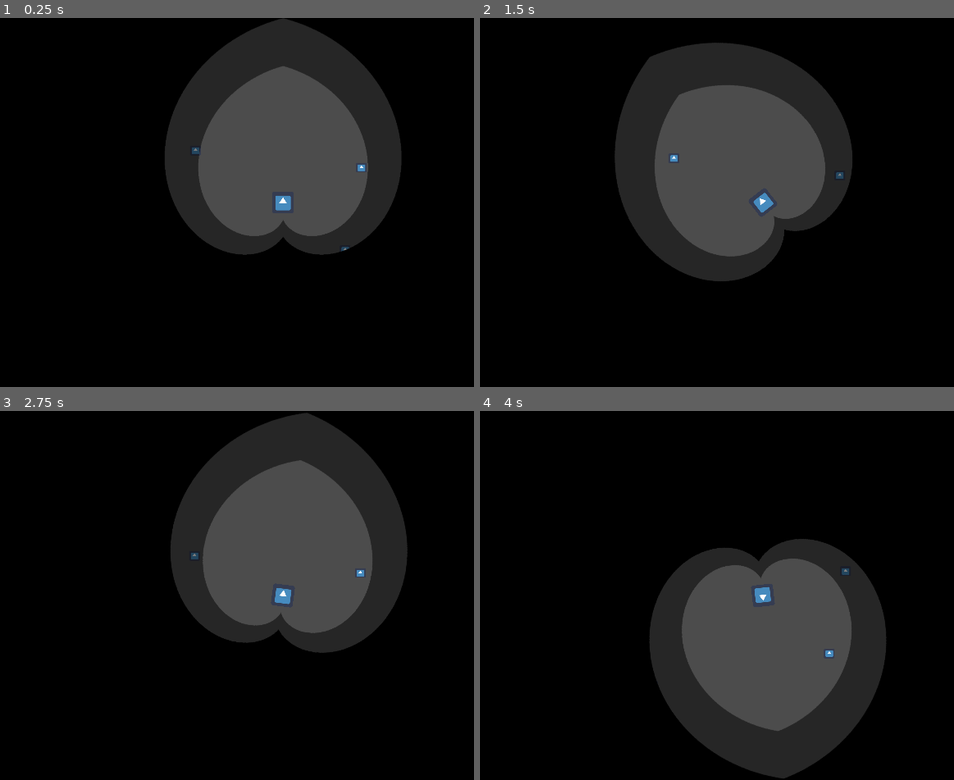
Above: before the commit, frames 1-4 (two rows, left to right).
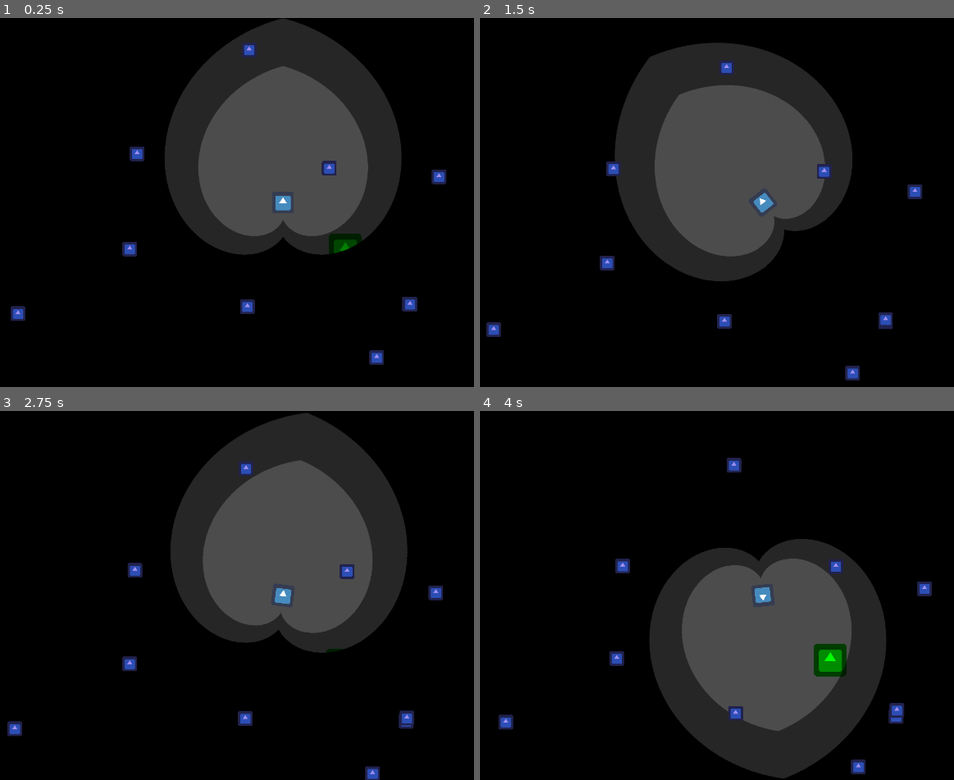
Above: after the commit, the same moments.

Repository: ebrahimebrahim/hungry_and_slow
Game: Godot game, scene res://Main.tscn
The game is run twice, just before and just after one commit, with the same random seed, the same clock (stepped at 60 frames per second) and the same inputs. The engine's default icon, where the game draws it, is replaced by a stand-in: a white triangle on a blue panel in a dark square.
Inputs (mouse positions are in pixels of both pictures, inside the frame that each line leads up to):
- Up to frame 1 (0.25 s): no input
- Up to frame 2 (1.5 s): move the mouse to (906, 184) at 0.52 s; click (906, 184) at 0.67 s; move the mouse to (631, 220) at 1.27 s; click (631, 220) at 1.42 s
- Up to frame 3 (2.75 s): move the mouse to (350, 514) at 2.02 s; click (350, 514) at 2.17 s
- Up to frame 4 (4 s): move the mouse to (731, 669) at 2.77 s; click (731, 669) at 2.92 s; move the mouse to (outside the picture) at 3.52 s; click (outside the picture) at 3.67 s

The runs differ from the first frame. In frame 1, 1.5% of the frame differs, in the area x 2-95%, y 6-94%; in frame 2, 1.2%; in frame 3, 1.2%; in frame 4, 1.8%, in the area x 3-96%, y 12-99%.

Commit message:
add some crappy prey that run away

Diff:
--- a/hungry_and_slow/Main.tscn
+++ b/hungry_and_slow/Main.tscn
@@ -1,37 +1,93 @@
-[gd_scene load_steps=4 format=2]
+[gd_scene load_steps=5 format=2]
 
 [ext_resource path="res://icon.png" type="Texture" id=1]
 [ext_resource path="res://Player.gd" type="Script" id=2]
 [ext_resource path="res://TightCamera.gd" type="Script" id=3]
+[ext_resource path="res://Prey.tscn" type="PackedScene" id=4]
 
 [node name="Main" type="Node2D"]
 
 [node name="Background Junk" type="Node2D" parent="."]
 position = Vector2( 1.52588e-05, 0 )
-scale = Vector2( 1, 1 )
 
 [node name="Sprite" type="Sprite" parent="Background Junk"]
+modulate = Color( 0.00784314, 1, 0, 1 )
 position = Vector2( 182.29, 138.758 )
-scale = Vector2( 0.48986, 0.447348 )
+scale = Vector2( 1.5, 1.5 )
 texture = ExtResource( 1 )
 
 [node name="Sprite2" type="Sprite" parent="Background Junk"]
-position = Vector2( 229.903, -102.028 )
-scale = Vector2( 0.48986, 0.447348 )
+modulate = Color( 0.00784314, 1, 0, 1 )
+position = Vector2( -457.139, 367.239 )
+scale = Vector2( 1.5, 1.5 )
 texture = ExtResource( 1 )
 
 [node name="Sprite3" type="Sprite" parent="Background Junk"]
-position = Vector2( -255.75, -152.362 )
-scale = Vector2( 0.48986, 0.447348 )
+modulate = Color( 0.00784314, 1, 0, 1 )
+position = Vector2( -823.66, -386.43 )
+scale = Vector2( 1.5, 1.5 )
 texture = ExtResource( 1 )
 
 [node name="Sprite4" type="Sprite" parent="Background Junk"]
-position = Vector2( -336.012, 232.624 )
-scale = Vector2( 0.48986, 0.447348 )
+modulate = Color( 0.00784314, 1, 0, 1 )
+position = Vector2( 480.584, -437.204 )
+scale = Vector2( 1.5, 1.5 )
 texture = ExtResource( 1 )
+
+[node name="Sprite5" type="Sprite" parent="Background Junk"]
+modulate = Color( 0.00784314, 1, 0, 1 )
+position = Vector2( 789.985, -102.416 )
+scale = Vector2( 1.5, 1.5 )
+texture = ExtResource( 1 )
+
+[node name="Sprite6" type="Sprite" parent="Background Junk"]
+modulate = Color( 0.00784314, 1, 0, 1 )
+position = Vector2( 715.412, 503.692 )
+scale = Vector2( 1.5, 1.5 )
+texture = ExtResource( 1 )
+
+[node name="Sprite7" type="Sprite" parent="Background Junk"]
+modulate = Color( 0.00784314, 1, 0, 1 )
+position = Vector2( -979.153, 135.585 )
+scale = Vector2( 1.5, 1.5 )
+texture = ExtResource( 1 )
+
+[node name="All Prey" type="Node" parent="."]
+
+[node name="Prey" parent="All Prey" instance=ExtResource( 4 )]
+
+[node name="Prey2" parent="All Prey" instance=ExtResource( 4 )]
+position = Vector2( -426.643, -141.999 )
+
+[node name="Prey3" parent="All Prey" instance=ExtResource( 4 )]
+position = Vector2( -448.857, 132.496 )
+
+[node name="Prey4" parent="All Prey" instance=ExtResource( 4 )]
+position = Vector2( 369.866, 295.923 )
+
+[node name="Prey5" parent="All Prey" instance=ExtResource( 4 )]
+position = Vector2( 369.866, 295.923 )
+
+[node name="Prey6" parent="All Prey" instance=ExtResource( 4 )]
+position = Vector2( 453.96, -76.9451 )
+
+[node name="Prey7" parent="All Prey" instance=ExtResource( 4 )]
+position = Vector2( -99.7888, -446.64 )
+
+[node name="Prey8" parent="All Prey" instance=ExtResource( 4 )]
+position = Vector2( -106.135, 307.029 )
+
+[node name="Prey9" parent="All Prey" instance=ExtResource( 4 )]
+position = Vector2( -774.124, 324.483 )
+
+[node name="Prey10" parent="All Prey" instance=ExtResource( 4 )]
+position = Vector2( 274.666, 454.59 )
 
 [node name="Player" type="Node2D" parent="."]
 script = ExtResource( 2 )
+__meta__ = {
+"_edit_group_": true
+}
 
 [node name="Mask" type="Sprite" parent="Player"]
 
--- a/hungry_and_slow/Player.gd
+++ b/hungry_and_slow/Player.gd
@@ -2,8 +2,8 @@
 
 var direction_vec = Vector2(0,-1)
 
-var max_speed = 200
-var speed_control_radius = 200
+var max_speed = 400
+var speed_control_radius = 400
 var max_rot_speed = deg2rad(360*6)
 
 var F   = 400
--- /dev/null
+++ b/hungry_and_slow/Prey.gd
@@ -0,0 +1,12 @@
+extends Node2D
+
+export var speed = 200
+export var freakout_radius = 200
+onready var player = get_node("../../Player")
+
+
+func _process(delta):
+	if position.distance_to(player.position) < freakout_radius:
+		position += (position - player.position).normalized() * speed * delta
+	else:
+		position += Vector2(1,0).rotated(randf()*2*PI) * speed/5 * delta
--- /dev/null
+++ b/hungry_and_slow/Prey.tscn
@@ -0,0 +1,16 @@
+[gd_scene load_steps=3 format=2]
+
+[ext_resource path="res://Prey.gd" type="Script" id=1]
+[ext_resource path="res://icon.png" type="Texture" id=2]
+
+[node name="Prey" type="Node2D"]
+position = Vector2( 95.3719, -70.5984 )
+script = ExtResource( 1 )
+__meta__ = {
+"_edit_group_": true
+}
+
+[node name="Sprite" type="Sprite" parent="."]
+modulate = Color( 0.627451, 0.560784, 0.94902, 1 )
+scale = Vector2( 0.675, 0.675 )
+texture = ExtResource( 2 )
